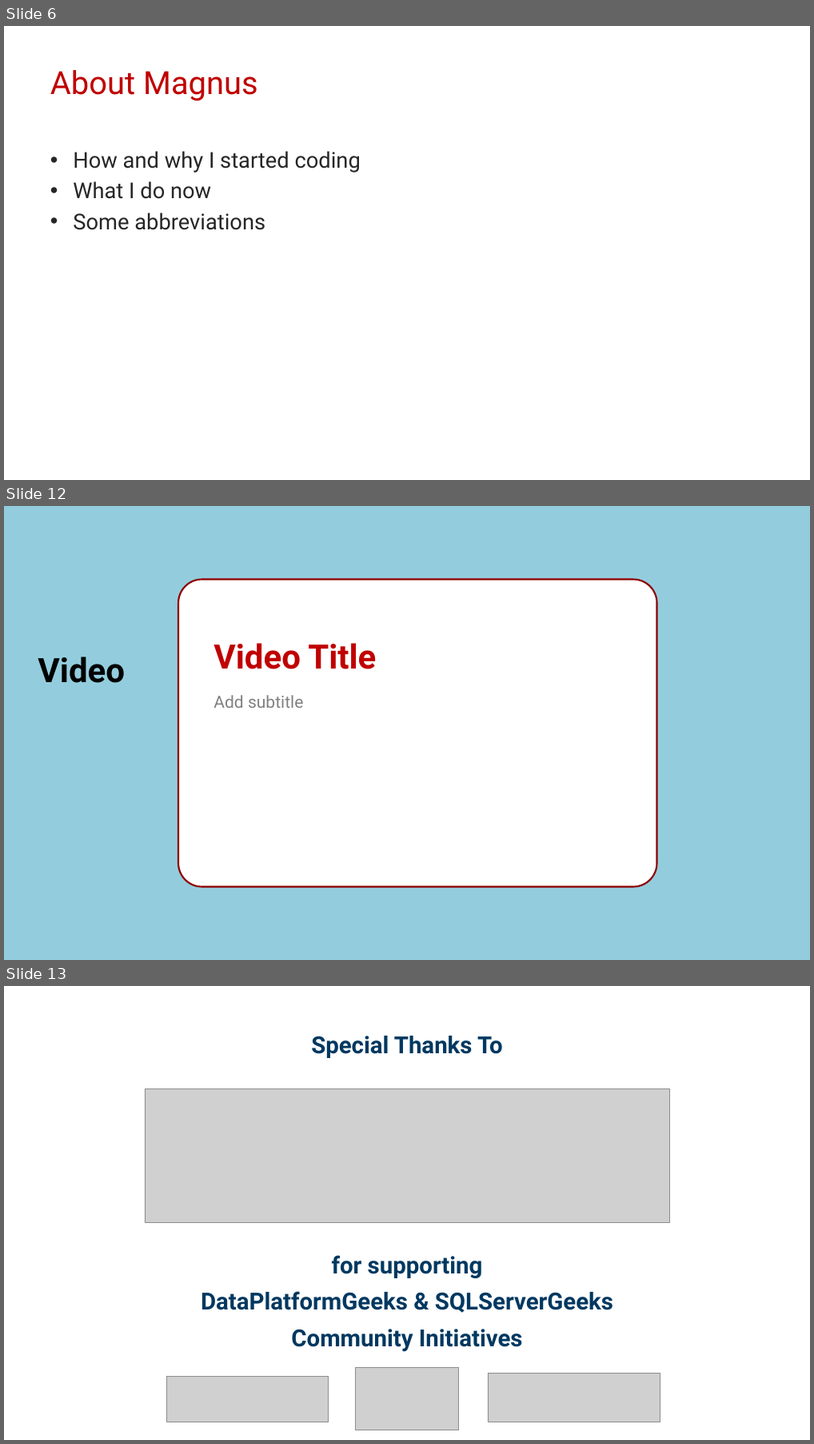
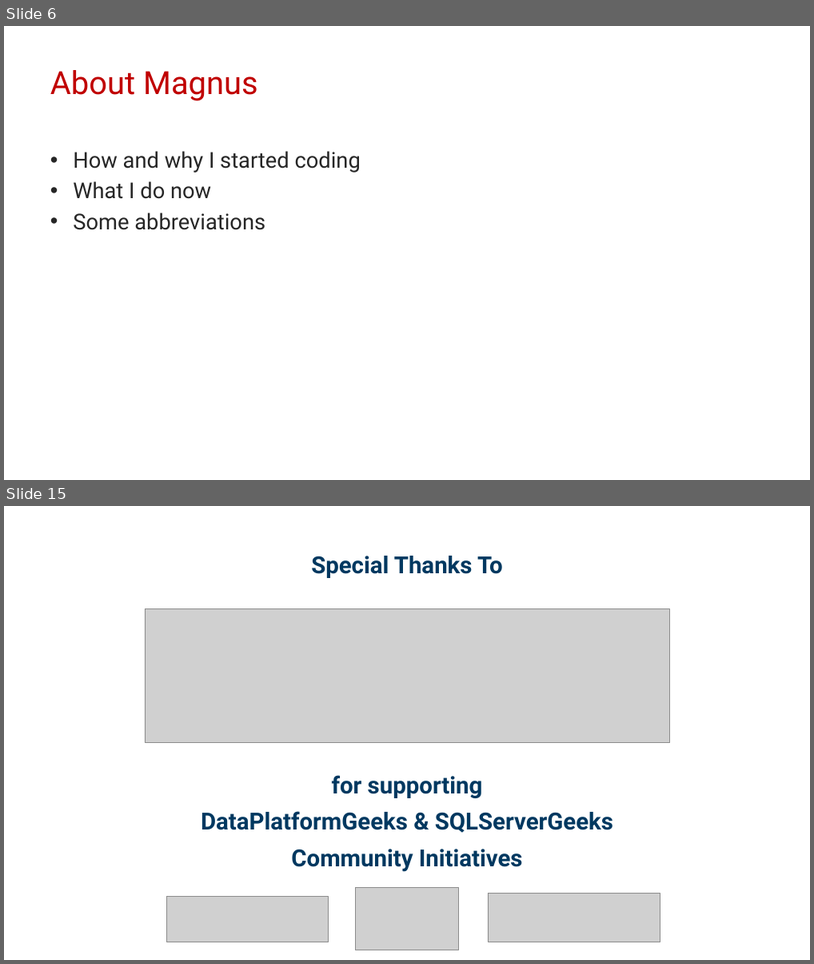
Before and after one commit to transmokopter/Presentations, a slide deck: test-driven-database-development/test-driven-database-development-dps2021.pptx. Shown one above the other, each under a label of ours: slides 6, 12 and 13 before the commit, slides 6 and 15 after it; the slides between them are not shown. The pictures are 814x1444 and 814x964 pixels, drawn with LibreOffice and Linux fonts; fonts in the diff are those of the drawing; grey boxes stand for pictures; background and template pictures are left out. Boxes give left, top, right and bottom in pixels: in the first picture for what was removed or moved away, otherwise in the second. Text is boxed around its words. In the diff, an @@ line names an element or a change of style, - is before the commit and + after.

```diff
--- a/test-driven-database-development/test-driven-database-development-dps2021.pptx
+++ b/test-driven-database-development/test-driven-database-development-dps2021.pptx
@@ slide 12 removed at (4,506,810,960), background #93CDDD @@
@@ rounded rectangle removed at (178,580,658,887) @@
@@ title removed at (214,643,376,669) @@
-Video Title
@@ text removed at (38,656,125,683) @@
-Video
@@ text removed at (214,695,303,708) @@
-Add subtitle
@@ what was slide 13 is now slide 15 @@
```
Also in this commit, not shown: 3 slides changed, 8 slides added, 5 other slides removed, 39 other files.
